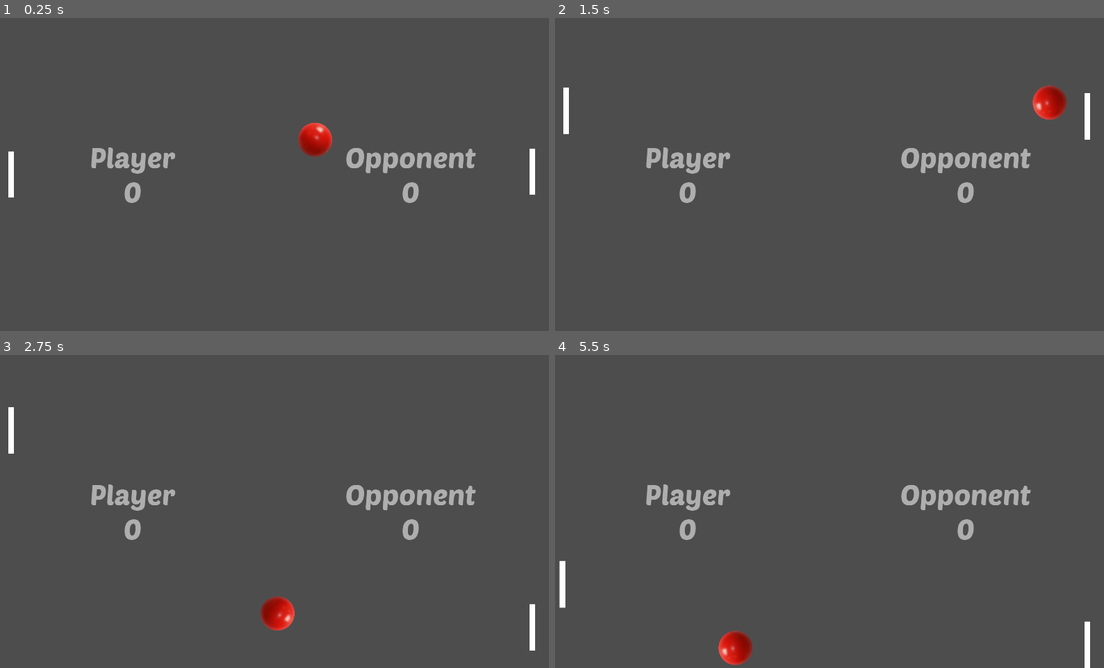
Above: before the commit, frames 1-4 (two rows, left to right).
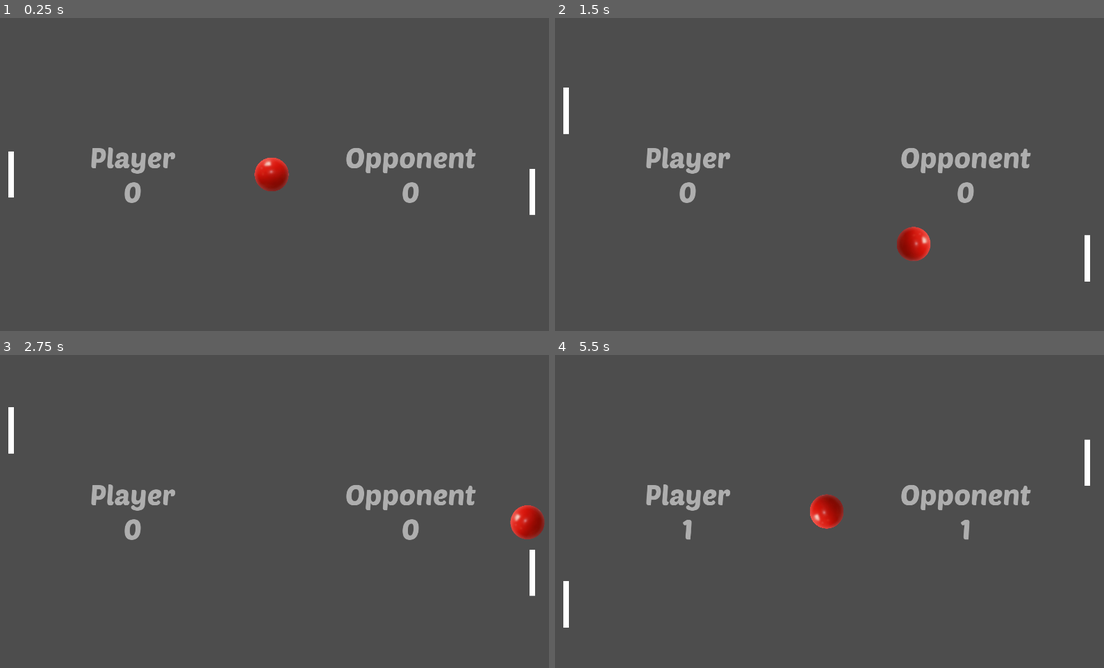
Above: after the commit, the same moments.

Repository: jsurrea/Pong
Game: Godot game, scene res://level.tscn
Same seed, same stepped clock (60 frames per second), same inputs: the game is played once before the commit and once after it.
Inputs:
- Up to frame 1 (0.25 s): no input
- Up to frame 2 (1.5 s): hold Up (ui_up) 0.53-1.28 s; hold Down (ui_down) from 1.28 s (still down)
- Up to frame 3 (2.75 s): release Down (ui_down) at 2.03 s; hold Up (ui_up) from 2.03 s (still down)
- Up to frame 4 (5.5 s): release Up (ui_up) at 3.53 s; hold Down (ui_down) from 3.53 s (still down)

The runs differ from the first frame. In frame 1, 1.2% of the frame differs, in the area x 46-98%, y 33-63%; in frame 2, 1.4%; in frame 3, 1.4%; in frame 4, 1.9%, in the area x 0-98%, y 26-100%.

Commit message:
sound and timer

Diff:
--- a/ball.gd
+++ b/ball.gd
@@ -5,11 +5,14 @@
 var angular_speed = PI
 var is_moving = false
 
+@onready var timer = get_parent().find_child("RestartTimer")
+
 func _ready():
 	randomize()
 	reset_ball()
 
 func reset_ball():
+	timer.stop()
 	speed = 600
 	direction.x = [-1, 1][randi() % 2]
 	direction.y = [-0.8, 0.8][randi() % 2]
@@ -22,3 +25,7 @@
 
 		if collide:
 			direction = direction.bounce(collide.get_normal())
+			$AudioCollision.play()
+
+func _on_restart_timer_timeout():
+	reset_ball()
--- a/ball.tscn
+++ b/ball.tscn
@@ -1,7 +1,8 @@
-[gd_scene load_steps=4 format=3 uid="uid://dvxjlt1co0ump"]
+[gd_scene load_steps=5 format=3 uid="uid://dvxjlt1co0ump"]
 
 [ext_resource type="Texture2D" uid="uid://bdyeanfep28o2" path="res://red-ball.png" id="1_b2p36"]
 [ext_resource type="Script" path="res://ball.gd" id="1_q6hwp"]
+[ext_resource type="AudioStream" uid="uid://cc4j5ad8xcbut" path="res://bounce.wav" id="3_7fudj"]
 
 [sub_resource type="CircleShape2D" id="CircleShape2D_wcm7g"]
 radius = 299.68
@@ -15,3 +16,6 @@
 
 [node name="CollisionShape2D" type="CollisionShape2D" parent="."]
 shape = SubResource("CircleShape2D_wcm7g")
+
+[node name="AudioCollision" type="AudioStreamPlayer" parent="."]
+stream = ExtResource("3_7fudj")
--- a/level.gd
+++ b/level.gd
@@ -3,11 +3,14 @@
 var player_score = 0
 var opponent_score = 0
 
+func _ready():
+	_restart_game()
+
 func _restart_game():
 	$Ball.is_moving = false
 	$Ball.direction = Vector2.ZERO
 	$Ball.position = Vector2(960,540)
-	$Ball.reset_ball()
+	$RestartTimer.start()
 
 func _process(delta):
 	$PlayerScore.text = "Player\n"+ str(player_score)
--- a/level.tscn
+++ b/level.tscn
@@ -73,5 +73,8 @@
 horizontal_alignment = 1
 vertical_alignment = 1
 
+[node name="RestartTimer" type="Timer" parent="."]
+
 [connection signal="body_entered" from="PlayerGoal" to="." method="_on_player_goal_body_entered"]
 [connection signal="body_entered" from="OpponentGoal" to="." method="_on_opponent_goal_body_entered"]
+[connection signal="timeout" from="RestartTimer" to="Ball" method="_on_restart_timer_timeout"]
Not shown, added: bounce.wav.import
Not shown, added: bounce.wav
